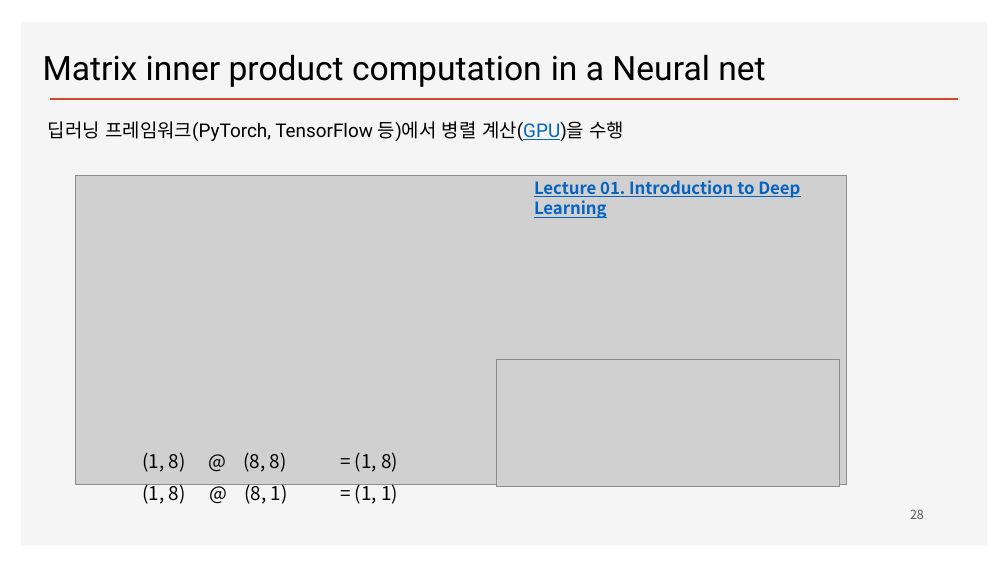
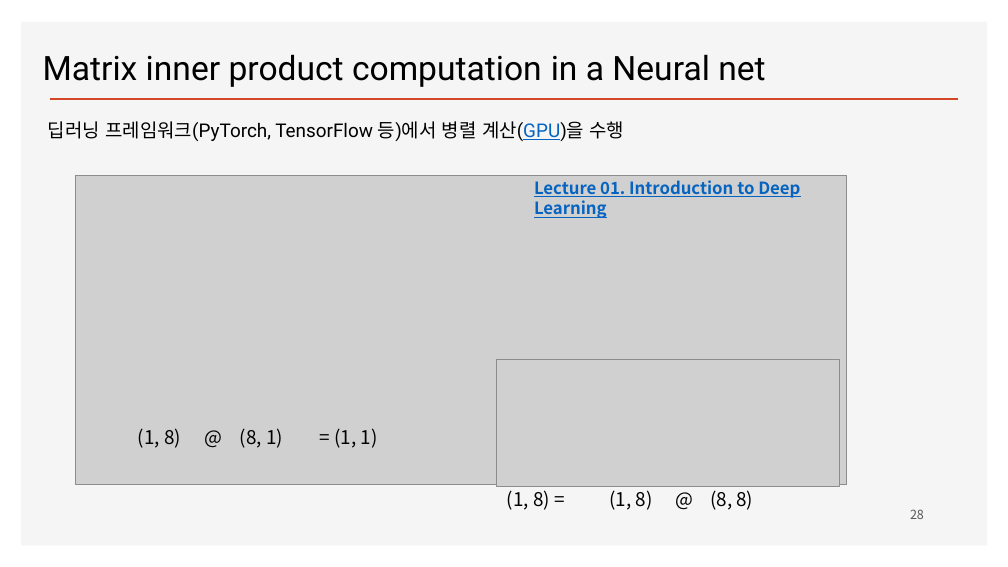
Before and after one commit to ancestor9/mathematics-for-machine-learning, a slide deck: slide 28 of Linear_Algebra/w4_Perceptron_Regression.pptx. Drawn at 1008x567 pixels with LibreOffice and Linux fonts; fonts in the diff are those of the drawing; grey boxes stand for pictures; background and template pictures are left out. Boxes give left, top, right and bottom in pixels: in the first picture for what was removed or moved away, otherwise in the second. Text is boxed around its words. In the diff, an @@ line names an element or a change of style, - is before the commit and + after.

```diff
--- a/Linear_Algebra/w4_Perceptron_Regression.pptx
+++ b/Linear_Algebra/w4_Perceptron_Regression.pptx
@@ text "(1, 8)" moved from (x1=143, y1=484, x2=186, y2=504) to (x1=138, y1=428, x2=181, y2=448) @@
@@ text "@ (8, 1)" moved from (x1=244, y1=484, x2=288, y2=504) to (x1=240, y1=428, x2=283, y2=448) @@
@@ text "= (1, 1)" moved from (x1=355, y1=484, x2=398, y2=504) to (x1=334, y1=428, x2=378, y2=448) @@
@@ text at (x1=507, y1=486, x2=550, y2=510): text changed @@
-= (1, 8)
+(1, 8) =
@@ text "(1, 8)" rewrapped from (x1=143, y1=452, x2=186, y2=472) to (x1=609, y1=486, x2=653, y2=510) @@
@@ text "@ (8, 8)" rewrapped from (x1=243, y1=452, x2=287, y2=472) to (x1=710, y1=486, x2=754, y2=510) @@
```
Also in this commit, not shown: 7 other slides changed, 7 slides added.
